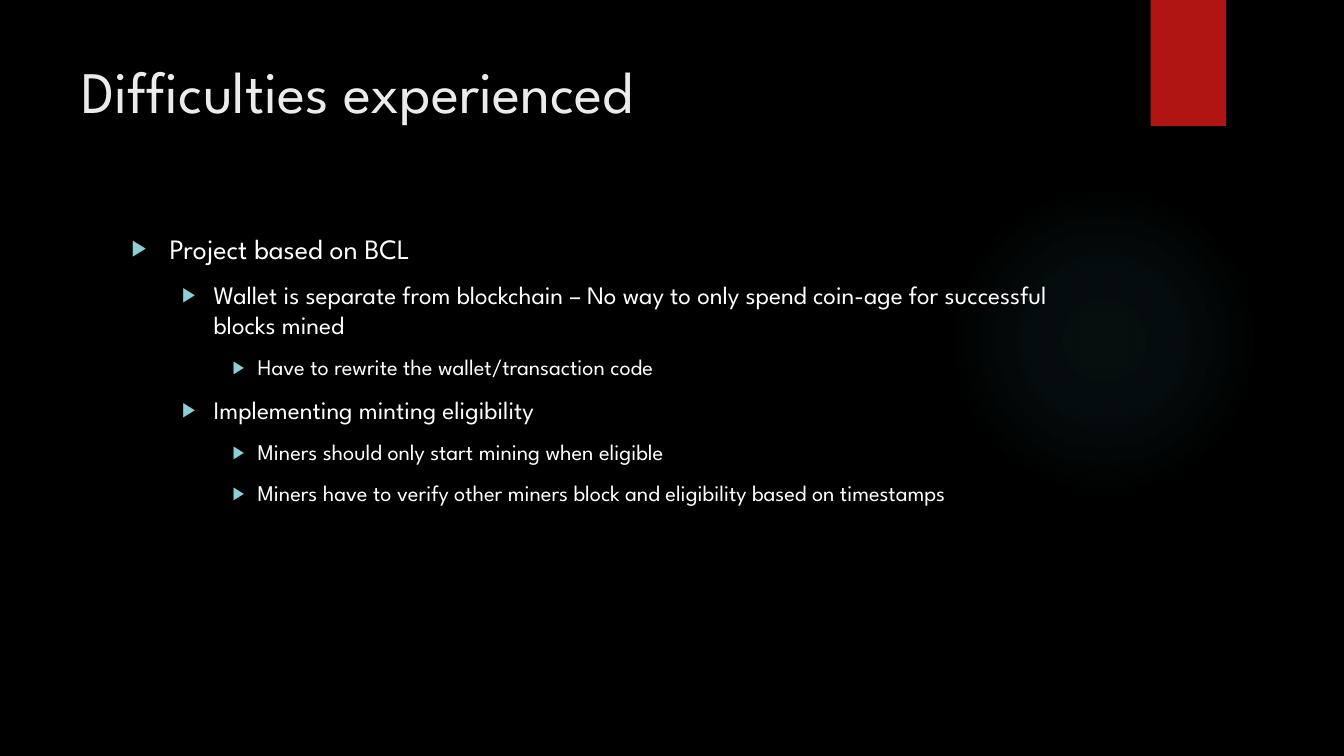
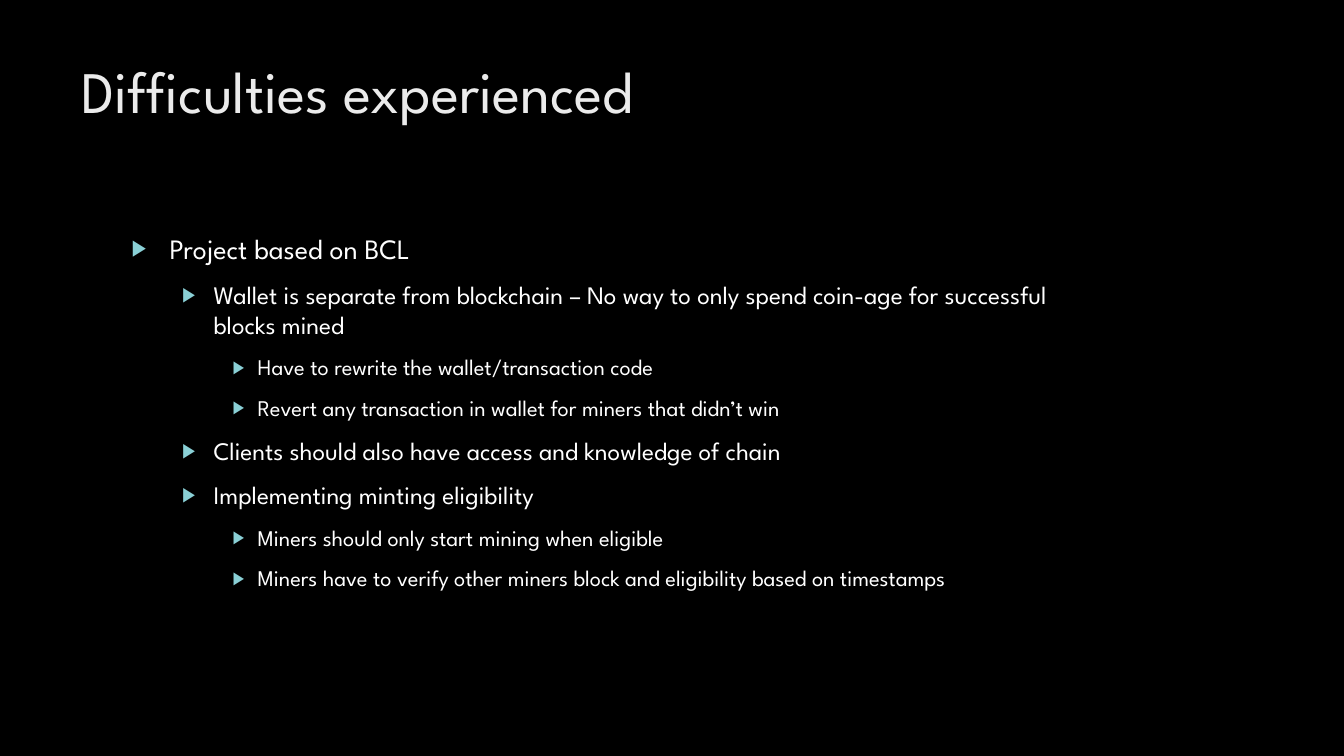
Before and after one commit to toep/FairCoin, a slide deck: slide 8 of Presentation.pptx. Drawn at 1344x756 pixels with LibreOffice and Linux fonts; fonts in the diff are those of the drawing; background and template pictures are left out. Boxes give left, top, right and bottom in pixels: in the first picture for what was removed or moved away, otherwise in the second. Text is boxed around its words. In the diff, an @@ line names an element or a change of style, - is before the commit and + after.

```diff
--- a/Presentation.pptx
+++ b/Presentation.pptx
@@ rectangle removed at box(1150, 0, 1226, 126) @@
@@ text at box(214, 400, 781, 466): paragraphs added @@
+    ▶ Revert any transaction in wallet for miners that didn’t win
+  ▶ Clients should also have access and knowledge of chain
```
Also in this commit, not shown: 3 other slides changed, 1 slide added, 6 other files.
